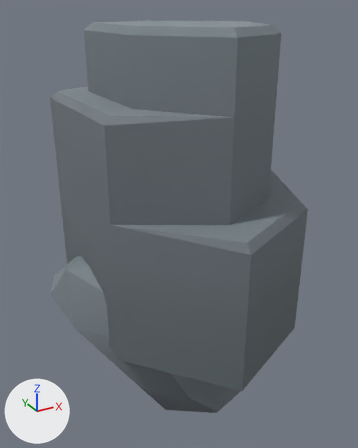
An edit to the glTF model root/public/kids-assets/models/hero/HeroRocks.glb, drawn before and after from the same camera.
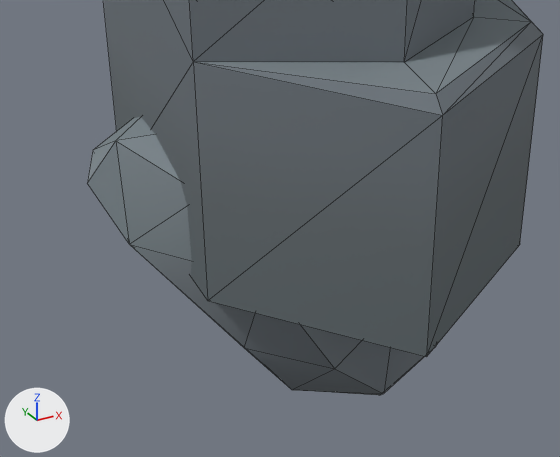
Each version is shown whole from a 50 mm lens placed at (-0.894, -1.572, 1.185), pointed at (0.01, 0.071, 0.363), then close up on the part from 0% to 89% of the width and 42% to 100% of the height. The lights are fixed; the arrows at lower left show +X, +Y and +Z. The last two pictures show the newer version. The close-ups show mesh edges as thin lines. Where no turn or scale is listed for an object, it has been applied to the vertices.

Objects in the first close-up: 'Rock_1_D_Color1', 'Rock_3_A_Color1'.
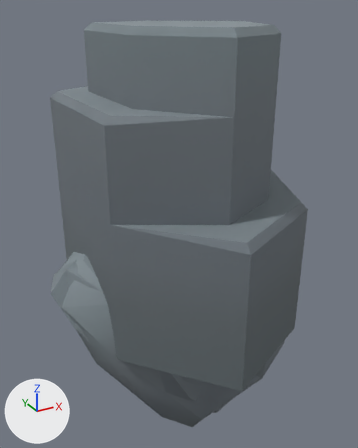
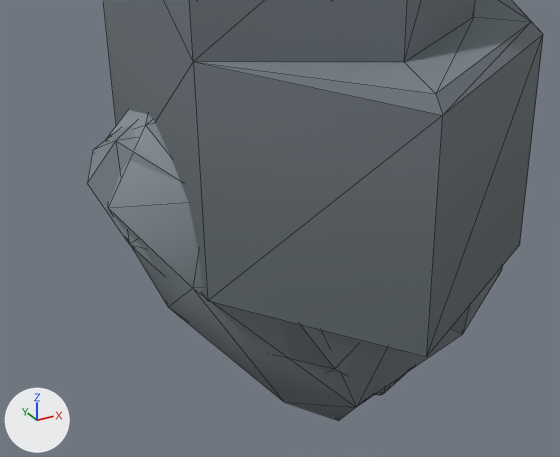
Boxes [x1, y1, x2, y2] around the edits, measured in the close-ups (560 x 457 px):
'Rock_3_D_Color1', added: after [106, 110, 502, 421]
'Rock_3_A_Color1', unchanged, covered by the edit: before [88, 117, 436, 395]; after [88, 124, 406, 395]

Edits to the bpy script that builds the scene:
```text
Add me_rock_3_d_color1:
    me_rock_3_d_color1.from_pydata(...)  # 44 vertices, 84 faces; spans x -0.466..0.466, y -0.397..0.397, z -0.486..0.486
    me_rock_3_d_color1.materials.append(mat_forest)  # picture img_forest_texture
Add ob_rock_3_d_color1:
    ob_rock_3_d_color1 = bpy.data.objects.new('Rock_3_D_Color1', me_rock_3_d_color1)
    ob_rock_3_d_color1.location = (-0.035, 0.01, -0.027)
```
